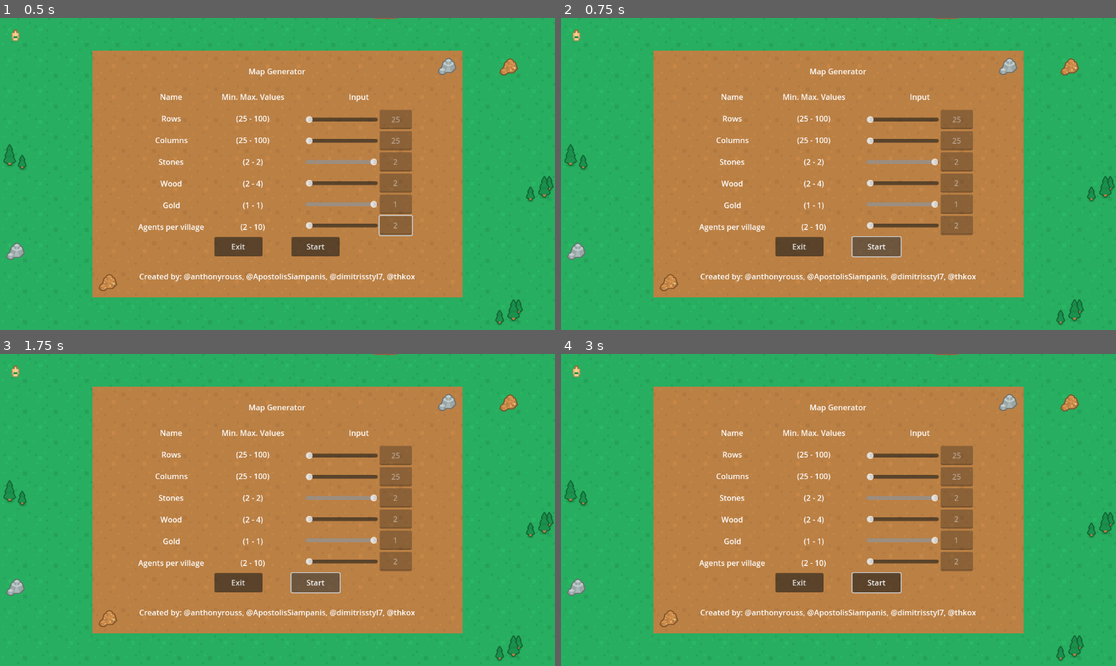
Above: before the commit, frames 1-4 (two rows, left to right).
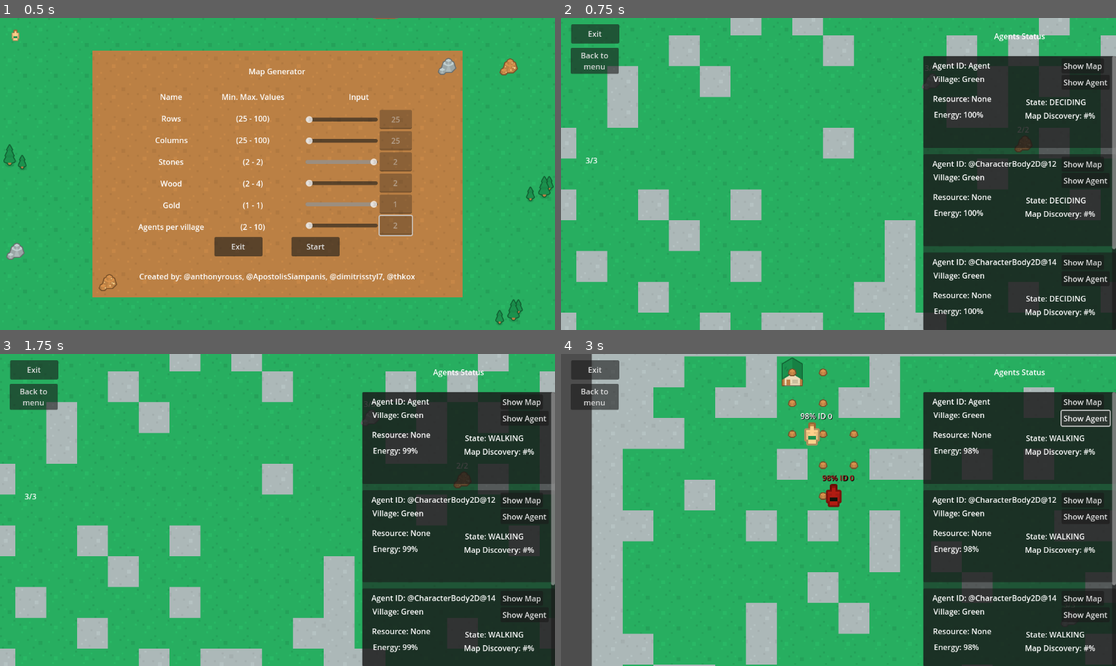
Above: after the commit, the same moments.

Repository: ApostolisSiampanis/intelligent-agents
Game: Godot game, scene res://scenes/input_screen.tscn
Two runs of this game, one before a commit and one after it. Both use one fixed random seed, a clock stepped at 60 frames per second and the inputs below.
Inputs (mouse positions are in pixels of both pictures, inside the frame that each line leads up to):
- Up to frame 1 (0.5 s): no input
- Up to frame 2 (0.75 s): click "Start" at 0.5 s
- Up to frame 3 (1.75 s): click (316, 581) at 1.25 s, where only the run before the commit has a clickable "Start"
- Up to frame 4 (3 s): click (1082, 400) at 2 s, where only the run after the commit has a clickable "Show Map"; click (1088, 419) at 2.75 s, where only the run after the commit has a clickable "Show Agent"

Frame 1 is identical in both runs. In frame 2, 78% of the frame differs, in the area x 0-100%, y 0-100%; in frame 3, 78%; in frame 4, 87%.
Error before the commit: Parse Error: Cannot find member "VillageScore" in base "res://scripts/game_manager.gd". (res://scripts/start_map_generation.gd:22)
Error after the commit: Invalid access to property or key 'RESOURCE_MAXIMUM_CAPACITY_PER_AGENT' on a base object of type 'Node (common_variables.gd)'. (res://scripts/start_map_generat…

Commit message:
Update game_manager.gd
- Rename TeamScore class to VillageScore.
- Add static variables target_wood_quantity, target_stone_quantity, targer_gold_quantity.
- Create static function set_target_resource_quantity.

Diff:
--- a/scripts/game_manager.gd
+++ b/scripts/game_manager.gd
@@ -1,17 +1,20 @@
 extends Node
 
-class TeamScore:
-	var target_wood_amount: int
-	var target_stone_amount: int
-	var targer_gold_amount: int
-	var current_wood_amount := 0
-	var current_stone_amount := 0
-	var current_gold_amount := 0
+class VillageScore:
+	static var target_wood_quantity: int
+	static var target_stone_quantity: int
+	static var targer_gold_quantity: int
+	var current_wood_quantity := 0
+	var current_stone_quantity := 0
+	var current_gold_quantity := 0
 
-	func _init(target_wood_amount, target_stone_amount, targer_gold_amount):
-		self.target_wood_amount = target_wood_amount
-		self.target_stone_amount = target_stone_amount
-		self.targer_gold_amount = targer_gold_amount
+	static func set_target_resource_quantity(goal: Dictionary) -> void:
+		"""
+
+		"""
+		target_wood_quantity = goal.wood
+		target_stone_quantity = goal.stone
+		targer_gold_quantity = goal.gold
 
 func merge_knowledge(caller_agent, target_agent):
 	if !target_agent.available_for_knowledge_exchange: return
